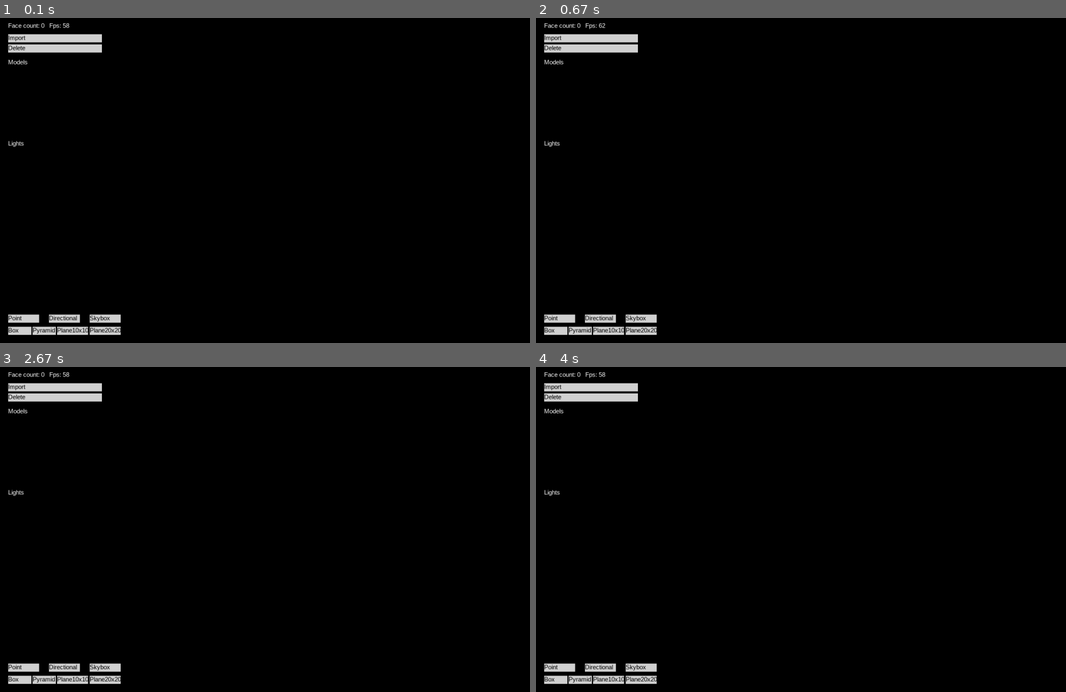
Above: before the commit, frames 1-4 (two rows, left to right).
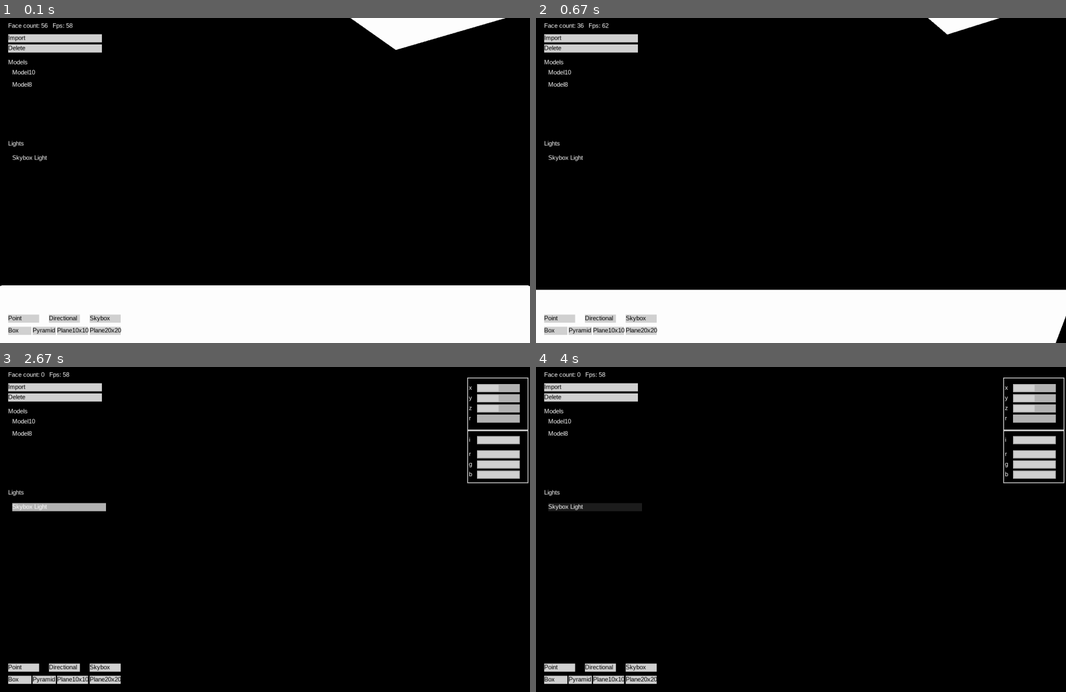
Above: after the commit, the same moments.

Repository: MichalTraczyk/pygame-3d-renderer
Game: pygame game, started from src/main.py
Same seed, same stepped clock (60 frames per second), same inputs: the game is played once before the commit and once after it.
Inputs (mouse positions are in pixels of both pictures, inside the frame that each line leads up to):
- Up to frame 1 (0.1 s): no input
- Up to frame 2 (0.67 s): tap W at 0.33 s
- Up to frame 3 (2.67 s): tap E at 0.67, 1.65 s; hold Q 1-1.47 s; hold Right 1-1.47 s; hold D 1-1.47 s; hold Right 1.5-1.97 s; hold D 1.5-1.97 s; press the mouse at (148, 633) at 2.03 s; move the mouse to (116, 565) at 2.13 s; release the mouse at (84, 500) at 2.27 s; press the mouse at (148, 633) at 2.37 s; move the mouse to (111, 571) at 2.47 s; release the mouse at (68, 506) at 2.6 s
- Up to frame 4 (4 s): right-click (599, 620) at 2.72 s; press the mouse at (599, 620) at 3.03 s; move the mouse to (801, 516) at 3.13 s; release the mouse at (1002, 409) at 3.27 s; hold Up 3.33-3.63 s; hold W 3.33-3.63 s; hold Right from 3.67 s (still down); hold D from 3.67 s (still down); tap E at 3.82 s

The runs differ from the first frame. In frame 1, 19% of the frame differs, in the area x 0-100%, y 0-100%; in frame 2, 16%; in frame 3, 2.6%; in frame 4, 2.5%.

Commit message:
Working movement

Diff:
--- a/src/KeyboardMove.py
+++ b/src/KeyboardMove.py
@@ -1,6 +1,10 @@
-from pygame import Vector3
+import math
+
+import pygame
+from pygame import Vector3, Vector2
 
 from src.Math.Transform import Transform
+from src.Math.VectorMath import VectorMath
 from src.ModelPool import ModelPool
 from src.Systems.EventSystem import EventSystem
 from src.Systems.Updatable import Updatable
@@ -10,13 +14,33 @@
     def __init__(self):
         super().__init__()
         self.parent = Transform()
-        self.speed = 100
+        self.speed = 5
+        self.sensitivity = 0.4
         ModelPool.add_change_listener(self.modelpool_changed)
-    def modelpool_changed(self,pool):
+        self.last_mouse_position = pygame.mouse.get_pos()
+
+    def modelpool_changed(self, pool):
         for i in pool:
             if i.get_parent() is None:
                 i.set_parent(self.parent)
 
     def _update(self, deltaTime):
-        _input = EventSystem.get_axis()
-        self.parent.move(Vector3(_input.x, 0, _input.y))
+        _input = -EventSystem.get_axis()
+        self.parent.move_localy(_input * deltaTime * self.speed)
+        if pygame.mouse.get_pressed()[2]:
+            diff = pygame.mouse.get_pos()[0] - self.last_mouse_position[0]
+            for child in self.parent.get_children():
+                child.rotate(-diff * self.sensitivity)
+            v3 = self.parent.get_position()
+            simple_diff = Vector2(v3.x, v3.z)
+            dist = VectorMath.length(simple_diff)
+            curr_angle = simple_diff.angle_to(Vector2(0, 1))
+            curr_angle -= diff * self.sensitivity
+            angle_rad = math.radians(curr_angle)
+            new_position = Vector2(math.sin(angle_rad), math.cos(angle_rad))
+            new_position *= dist
+            print(new_position)
+            n_pos_v3 = Vector3(new_position.x, v3.y,new_position.y)
+            self.parent.set_local_position(n_pos_v3)
+
+        self.last_mouse_position = pygame.mouse.get_pos()
--- a/src/Math/Transform.py
+++ b/src/Math/Transform.py
@@ -9,6 +9,7 @@
         self.__parent: Transform = None
         self.__localPosition: Vector3 = Vector3(position)
         self.__localRotation: float = rotation
+        self.__children = []
 
     def set_parent(self, parent):
         """
@@ -17,6 +18,7 @@
         @type parent: Transform
         """
         self.__parent = parent
+        parent.__register_child(self)
     def get_parent(self):
         """
         Returns parent transform of this transform
@@ -43,6 +45,14 @@
         """
         self.set_position(self.get_position() + vector)
 
+    def move_localy(self, vector: Vector3):
+        """
+        Moves object by the given vector in local space
+        @param vector: Move vector
+        @type vector: Vector3
+        """
+        self.__localPosition += vector
+
     def get_rotation(self):
         """
         Returns world space rotation of the object
@@ -52,7 +62,7 @@
         if self.__parent is None:
             return self.__localRotation
         else:
-            self.__parent.get_rotation() + self.__localRotation
+            return self.__parent.get_rotation() + self.__localRotation
 
     def get_local_position(self):
         """
@@ -105,6 +115,11 @@
         """
         self.__localRotation = rot
 
+    def __register_child(self, child):
+        self.__children.append(child)
+    def get_children(self):
+        return self.__children
+
     def get_forward_vector(self):
         """
         Returns the vector in which object is facing
--- a/src/Screen.py
+++ b/src/Screen.py
@@ -22,7 +22,7 @@
         pygame.init()
 
         self.screen = pygame.display.set_mode([self.resolution[0], self.resolution[1]])
-        self.camera = Camera(60, self.resolution[0], self.resolution[1])
+        self.camera = Camera(40, self.resolution[0], self.resolution[1])
 
         self.running = True
         self.getTicksLastFrame = 0
@@ -31,6 +31,13 @@
         LightManager.add_change_listener(canvas.hierarchy.lights_changed)
         ModelPool.add_change_listener(canvas.hierarchy.models_changed)
         kMove = KeyboardMove()
+        obj = DrawableMesh(Vector3(0, -2, 1))
+        obj.assign_mesh(Primitives.generate_plane(10, 1))
+        LightManager.register_light(SkyboxLight(Vector3(0, 0, 0), 1, Color(255, 255, 255)))
+        mesh = Primitives.generate_box()
+        obj = DrawableMesh(Vector3(-1, 1, 1.7))
+        obj.assign_mesh(mesh)
+        obj.rotate(45)
         '''
         mesh = Primitives.generate_box()
         obj = DrawableMesh(Vector3(2, 0, 2))
@@ -48,7 +55,7 @@
 
         LightManager.register_light(PointLight(Vector3(-1, 0.5, 0.5), 0.9, Color(255, 0, 0)))
         LightManager.register_light(PointLight(Vector3(2, 0.5, 0.5), 0.9, Color(0, 255, 0)))
-        LightManager.register_light(SkyboxLight(Vector3(0, 0, 0), 1, Color(255, 0, 0)))
+        LightManager.register_light(SkyboxLight(Vector3(0, 0, 0), 1, Color(255, 255, 255)))
         LightManager.register_light(DirectionalLight(Vector3(0, 0, 0), Vector3(1, -1, 1), 0.5, Color(255, 255, 255)))
         '''
         EventSystem.add_on_quit_listener(self.on_quit)
--- a/src/Systems/EventSystem.py
+++ b/src/Systems/EventSystem.py
@@ -1,5 +1,5 @@
 import pygame
-from pygame import Vector2
+from pygame import Vector2, Vector3
 
 from pygame.locals import (
     K_w,
@@ -13,7 +13,7 @@
     K_SPACE,
     K_ESCAPE,
     KEYDOWN,
-    QUIT,
+    QUIT, K_e,K_q
 )
 
 
@@ -28,16 +28,20 @@
         @return: Active input axis
         @rtype: Vector2
         """
-        axis = Vector2(0, 0)
+        axis = Vector3(0, 0,0)
         keys = pygame.key.get_pressed()
         if keys[K_LEFT] or keys[K_a]:
             axis.x -= 1
         if keys[K_RIGHT] or keys[K_d]:
             axis.x += 1
         if keys[K_UP] or keys[K_w]:
+            axis.z += 1
+        if keys[K_DOWN] or keys[K_s]:
+            axis.z -= 1
+        if keys[K_q]:
+            axis.y += 1
+        if keys[K_e]:
             axis.y -= 1
-        if keys[K_DOWN] or keys[K_s]:
-            axis.y += 1
 
         return axis
 
